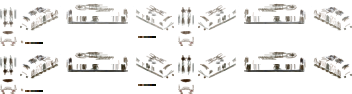
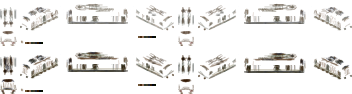
Layer changes from the first 352px x 94px image to the second:
painted on "Dirt" over <box>1,51,352,94</box>
